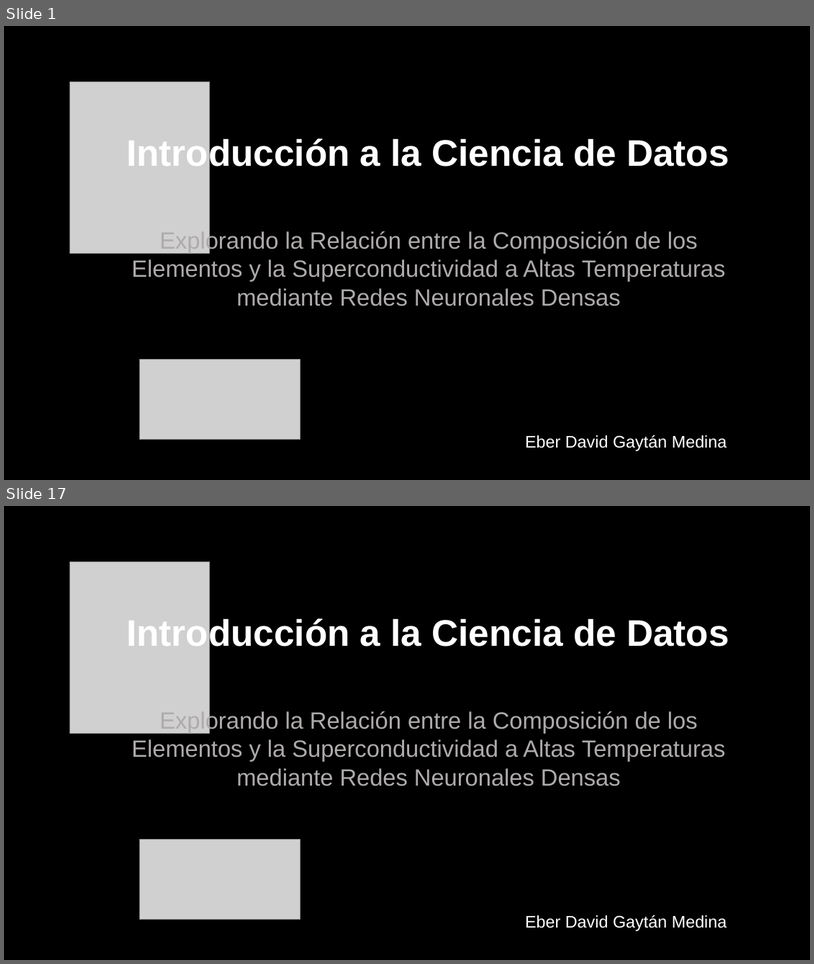
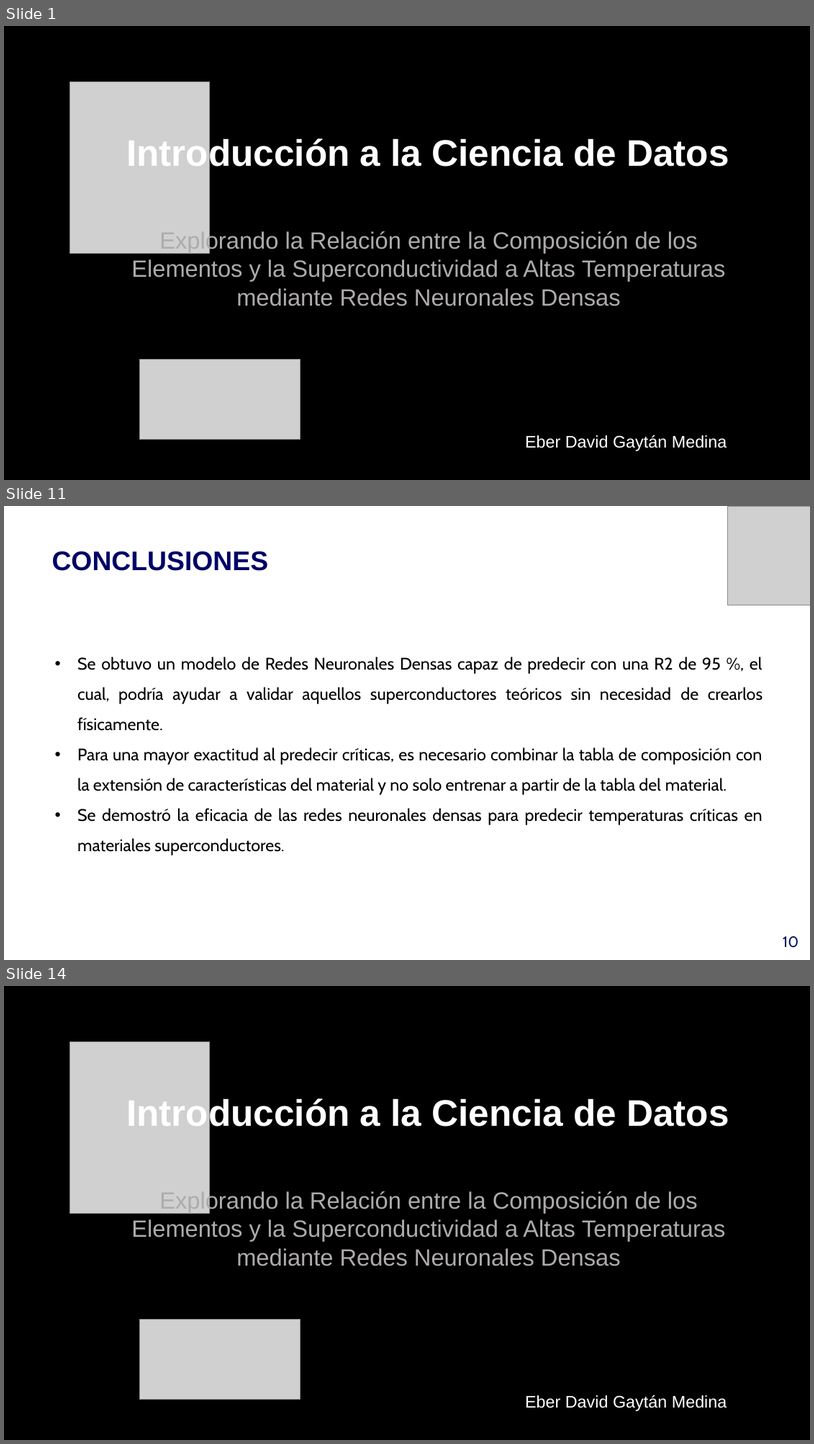
Before and after one commit to DavidGaeta/icd2024, a slide deck: Proyect/Presentación/SUPERCONDUCTORES.pptx. Shown one above the other, each under a label of ours: slides 1 and 17 before the commit, slides 1, 11 and 14 after it; the slides between them are not shown. The pictures are 814x964 and 814x1444 pixels, drawn with LibreOffice and Linux fonts; fonts in the diff are those of the drawing; grey boxes stand for pictures; background and template pictures are left out. Boxes give left, top, right and bottom in pixels: in the first picture for what was removed or moved away, otherwise in the second. Text is boxed around its words. In the diff, an @@ line names an element or a change of style, - is before the commit and + after.

```diff
--- a/Proyect/Presentación/SUPERCONDUCTORES.pptx
+++ b/Proyect/Presentación/SUPERCONDUCTORES.pptx
@@ slide 11 added at box(4, 506, 810, 960), background picture (left out) @@
@@ picture added at box(728, 506, 810, 605) @@
@@ title added at box(52, 551, 269, 571), 32 pt, text #000066, bold @@
+CONCLUSIONES
@@ text added at box(77, 656, 763, 855), 20 pt, text #000000 @@
+• Se obtuvo un modelo de Redes Neuronales Densas capaz de predecir con una R2 de 95 %, el cual, podría ayudar a validar aquellos superconductores teóricos sin necesidad de crearlos físicamente.
+• Para una mayor exactitud al predecir críticas, es necesario combinar la tabla de composición con la extensión de características del material y no solo entrenar a partir de la tabla del material.
+• Se demostró la eficacia de las redes neuronales densas para predecir temperaturas críticas en materiales superconductores.
@@ text added at box(783, 936, 799, 947), 18 pt, text #041A59 @@
+10
@@ what was slide 17 is now slide 14 @@
```
Also in this commit, not shown: 8 slides changed, 3 other slides added, 7 slides removed.
